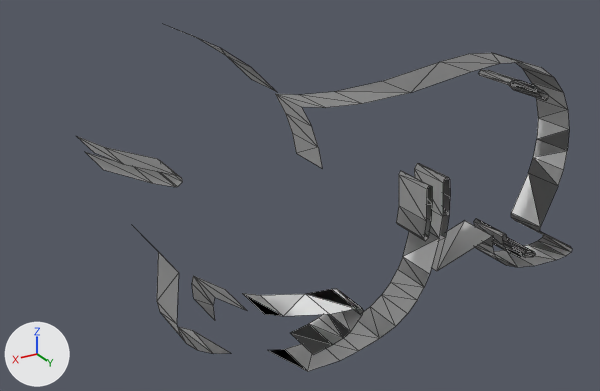
Two versions of the OBJ model Assets/Resources/seal.obj, one commit apart.
Both versions are drawn from a camera (50 mm lens) standing at (28.0, 25.7, 8.1) and looking at (11.4, -2.1, -5.8). Lighting does not change. The marker at lower left points along +X, +Y and +Z. Mesh edges are drawn as thin lines. Where no turn or scale is listed for an object, it has been applied to the vertices.

Names of what the first picture shows: 'seal'.
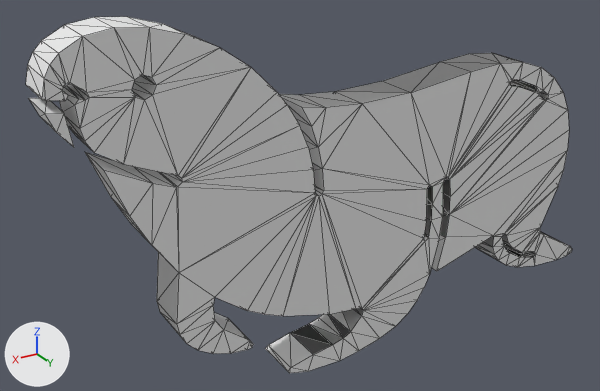
The newer file is also turned or shifted as a whole; pictures and numbers use the older file's frame.

Boxes [x1, y1, x2, y2] around the edits, measured in the pictures (600 x 391 px):
'seal', reshaped: before [77, 26, 572, 371]; after [26, 17, 572, 373]
part 1 of me_seal, added: after [26, 17, 572, 373]

The change in detail:
Material 'initialShadingGroup' (mat_initialshadinggroup) is new.
Its base color is (0.8, 0.8, 0.8) (white #e7e7e7).
Its roughness is 1.0.
me_seal is used by ob_seal; location (0.0, 0.0, 0.0).
me_seal had 355 vertices, 246 faces and spanned x -3.7..22.0, y -2.0..0.0, z -13.1..2.6.
me_seal now has 361 vertices, 738 faces and spans x -3.7..22.0, y -2.0..0.0, z -13.1..2.6.
Part 1, on me_seal:
6 vertices are added at (11.6, 0.0, -4.9), (11.9, 0.0, -4.9), (14.9, 0.0, -11.0), (13.2, -2.0, -12.7), (21.0, -2.0, 0.2), (21.3, -2.0, 2.0).
492 new faces join them.
me_seal part 2: the surface is now shaded flat.
me_seal now uses material mat_initialshadinggroup (white #e7e7e7).
